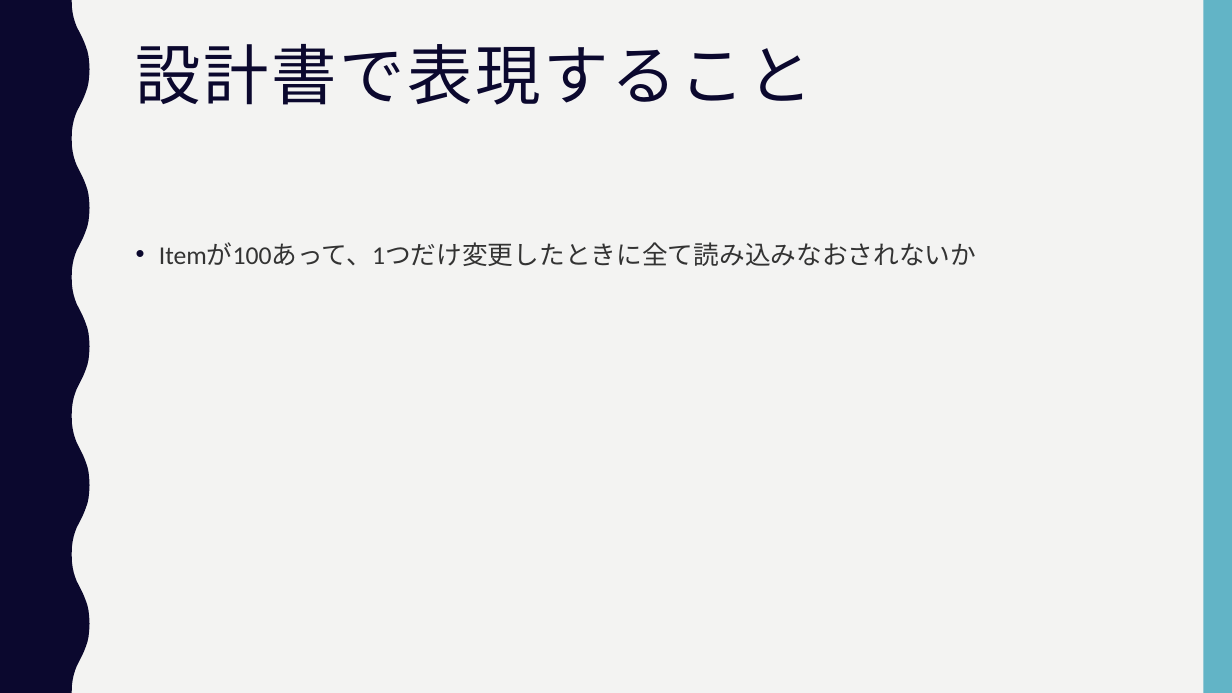
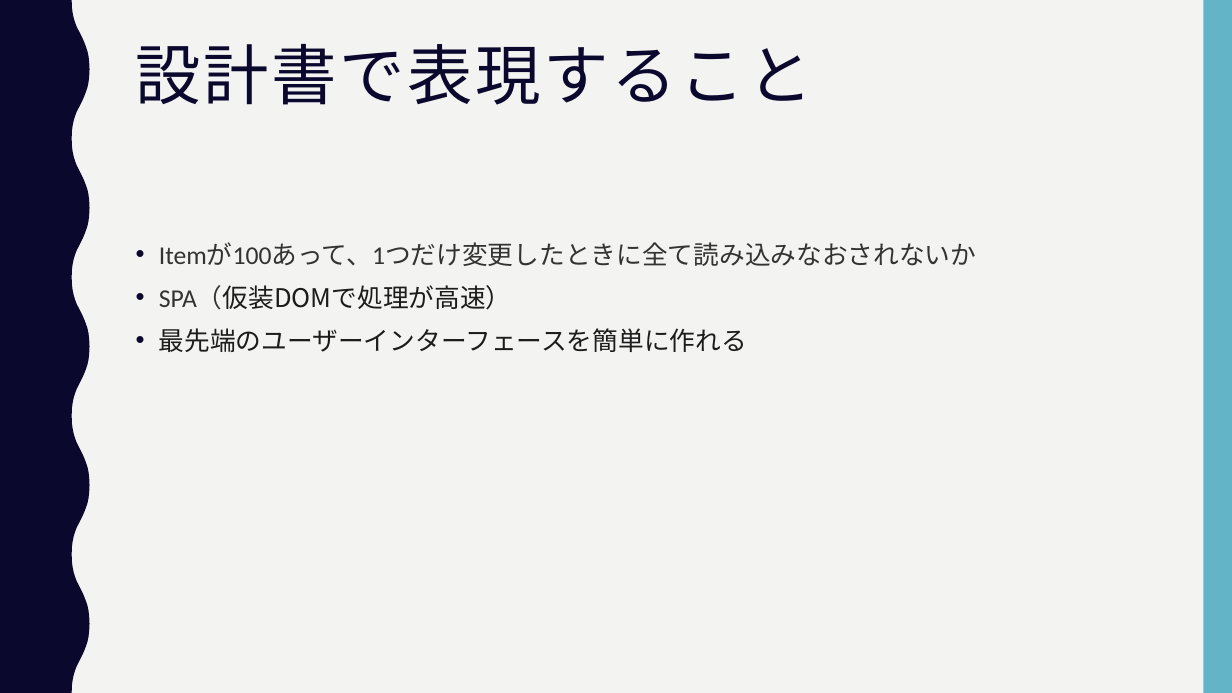
Before and after one commit to yo0o0oy/prac-program, a slide deck: slide 7 of javascript/react/mbo/pfc-calculator/doc/summary.pptx. Drawn at 1232x693 pixels with LibreOffice and Linux fonts; fonts in the diff are those of the drawing. Boxes give left, top, right and bottom in pixels: in the first picture for what was removed or moved away, otherwise in the second. Text is boxed around its words. In the diff, an @@ line names an element or a change of style, - is before the commit and + after.

```diff
--- a/javascript/react/mbo/pfc-calculator/doc/summary.pptx
+++ b/javascript/react/mbo/pfc-calculator/doc/summary.pptx
@@ text at (159,286,747,352): paragraphs added @@
+• SPA（仮装DOMで処理が高速）
+• 最先端のユーザーインターフェースを簡単に作れる
```
Also in this commit, not shown: 3 other slides changed.
